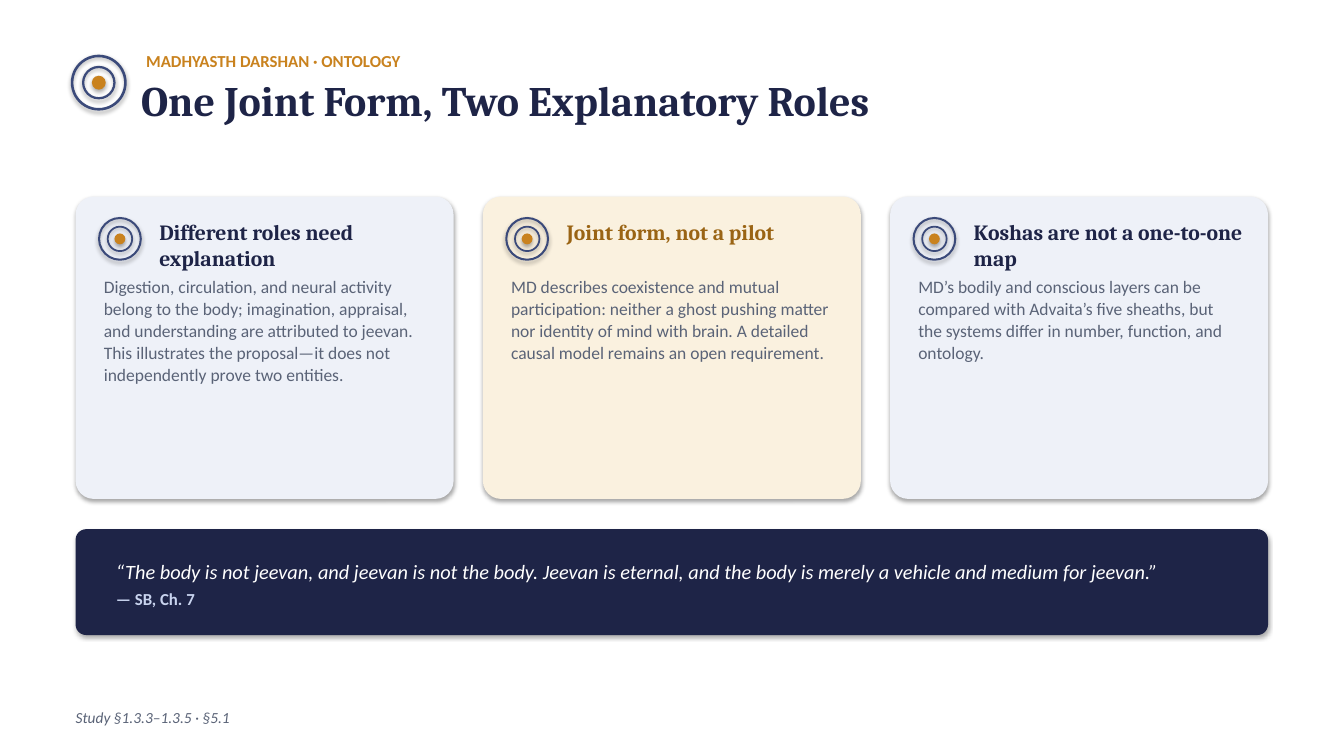
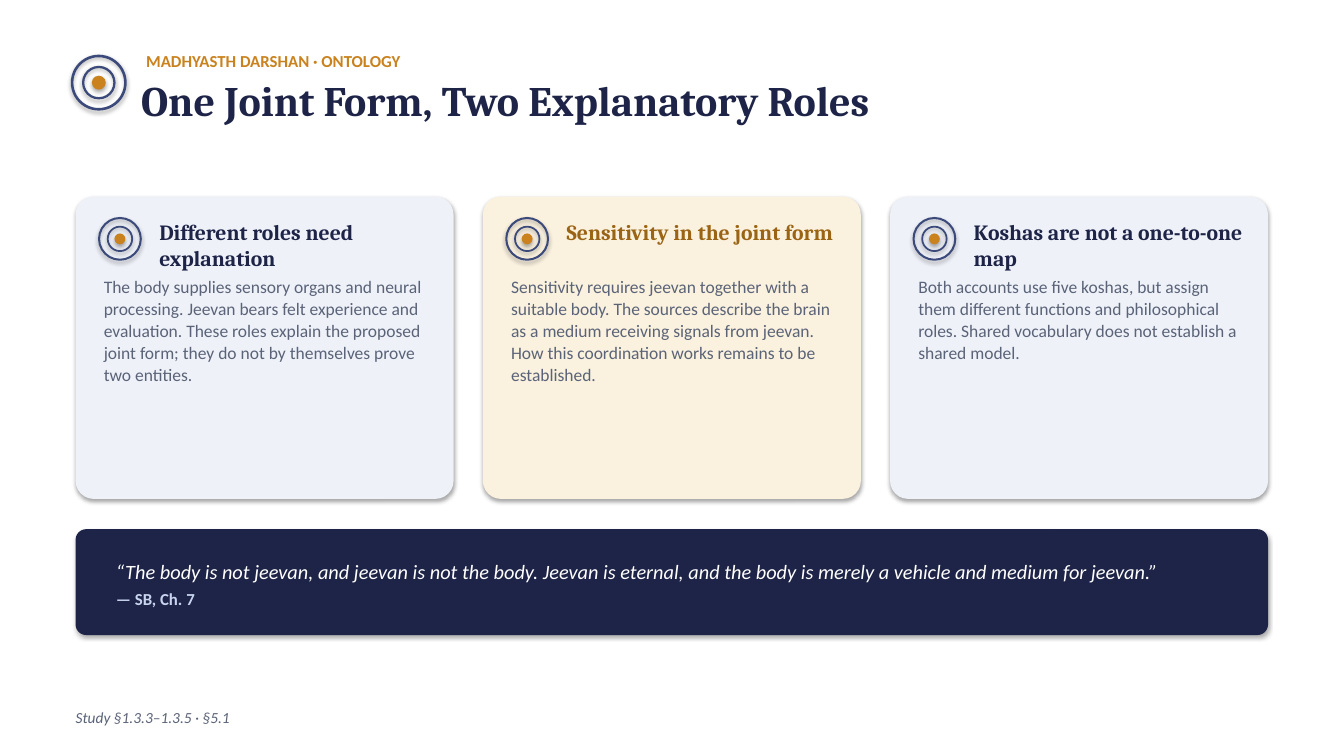
Before and after one commit to raghavamohan/AnalyticMadhyasthDarshan, a slide deck: slide 10 of Studies/Why-Humans-Are-Not-Just-Material/Why-Humans-Are-Not-Just-Material.pptx. Drawn at 1344x756 pixels with LibreOffice and Linux fonts; fonts in the diff are those of the drawing. Boxes give left, top, right and bottom in pixels: in the first picture for what was removed or moved away, otherwise in the second. Text is boxed around its words. In the diff, an @@ line names an element or a change of style, - is before the commit and + after.

```diff
--- a/Studies/Why-Humans-Are-Not-Just-Material/Why-Humans-Are-Not-Just-Material.pptx
+++ b/Studies/Why-Humans-Are-Not-Just-Material/Why-Humans-Are-Not-Just-Material.pptx
@@ text at <box>567,224,833,245</box>: text changed @@
-Joint form, not a pilot
+Sensitivity in the joint form
@@ text at <box>104,281,421,381</box>: text changed @@
-Digestion, circulation, and neural activity belong to the body; imagination, appraisal, and understanding are attributed to jeevan. This illustrates the proposal—it does not independently prove two entities.
+The body supplies sensory organs and neural processing. Jeevan bears felt experience and evaluation. These roles explain the proposed joint form; they do not by themselves prove two entities.
@@ text at <box>511,281,829,381</box>: text changed @@
-MD describes coexistence and mutual participation: neither a ghost pushing matter nor identity of mind with brain. A detailed causal model remains an open requirement.
+Sensitivity requires jeevan together with a suitable body. The sources describe the brain as a medium receiving signals from jeevan. How this coordination works remains to be established.
@@ text at <box>918,281,1236,359</box>: text changed @@
-MD’s bodily and conscious layers can be compared with Advaita’s five sheaths, but the systems differ in number, function, and ontology.
+Both accounts use five koshas, but assign them different functions and philosophical roles. Shared vocabulary does not establish a shared model.
```
Also in this commit, not shown: 16 other slides changed, 16 other files.
